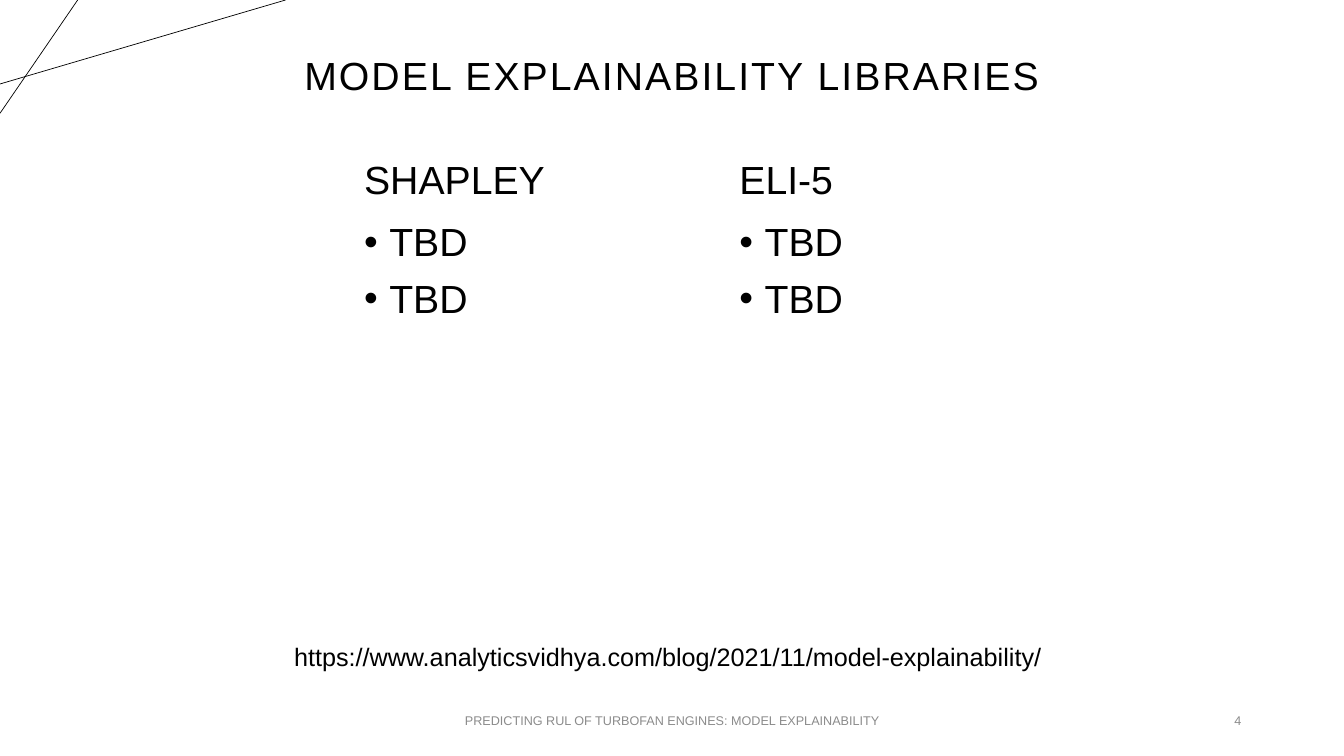
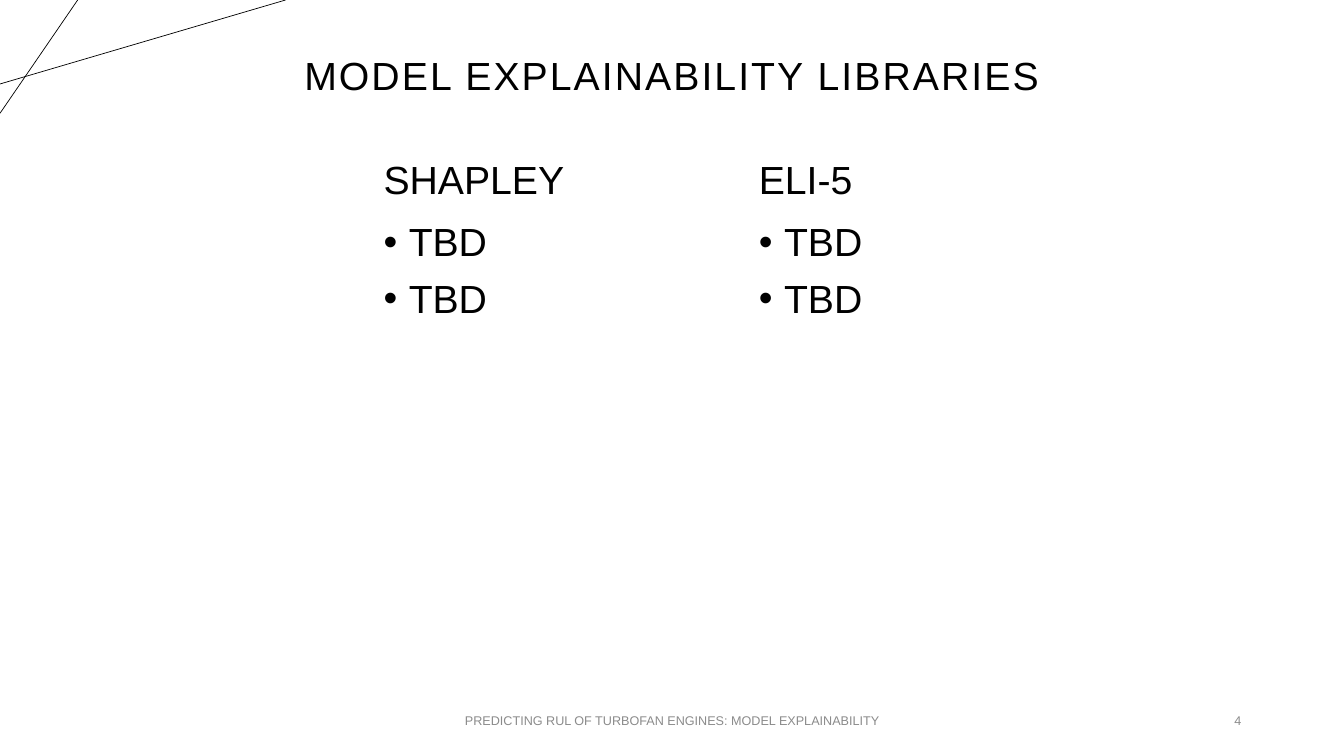
Before and after one commit to ddealwis09/Remaining_Useful_Life, a slide deck: slide 4 of docs/Data Pipeline Diagram and Model Explainability.pptx. Drawn at 1344x756 pixels with LibreOffice and Linux fonts; fonts in the diff are those of the drawing. Boxes give left, top, right and bottom in pixels: in the first picture for what was removed or moved away, otherwise in the second. Text is boxed around its words. In the diff, an @@ line names an element or a change of style, - is before the commit and + after.

```diff
--- a/docs/Data Pipeline Diagram and Model Explainability.pptx
+++ b/docs/Data Pipeline Diagram and Model Explainability.pptx
@@ 4 texts moved together from (x1=364, y1=166, x2=843, y2=313) to (x1=384, y1=166, x2=862, y2=313) @@
@@ text removed at (x1=294, y1=647, x2=1041, y2=671) @@
-https://www.analyticsvidhya.com/blog/2021/11/model-explainability/
```
Also in this commit, not shown: 1 other slide changed, 1 other file.
